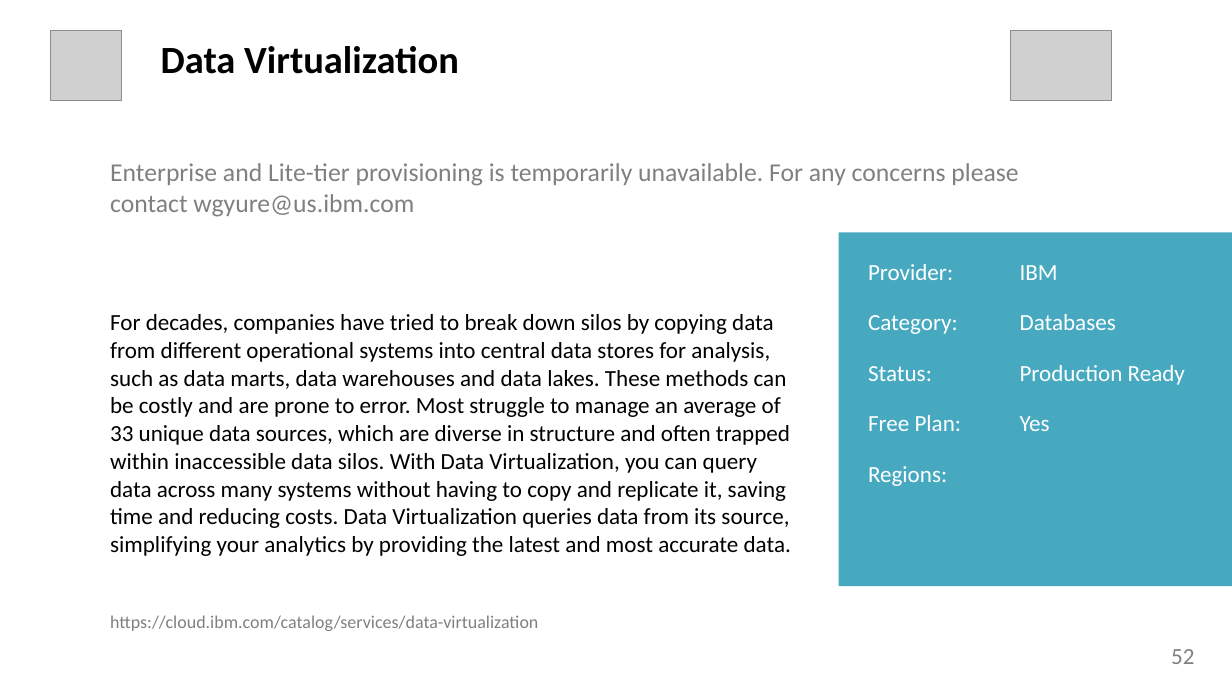
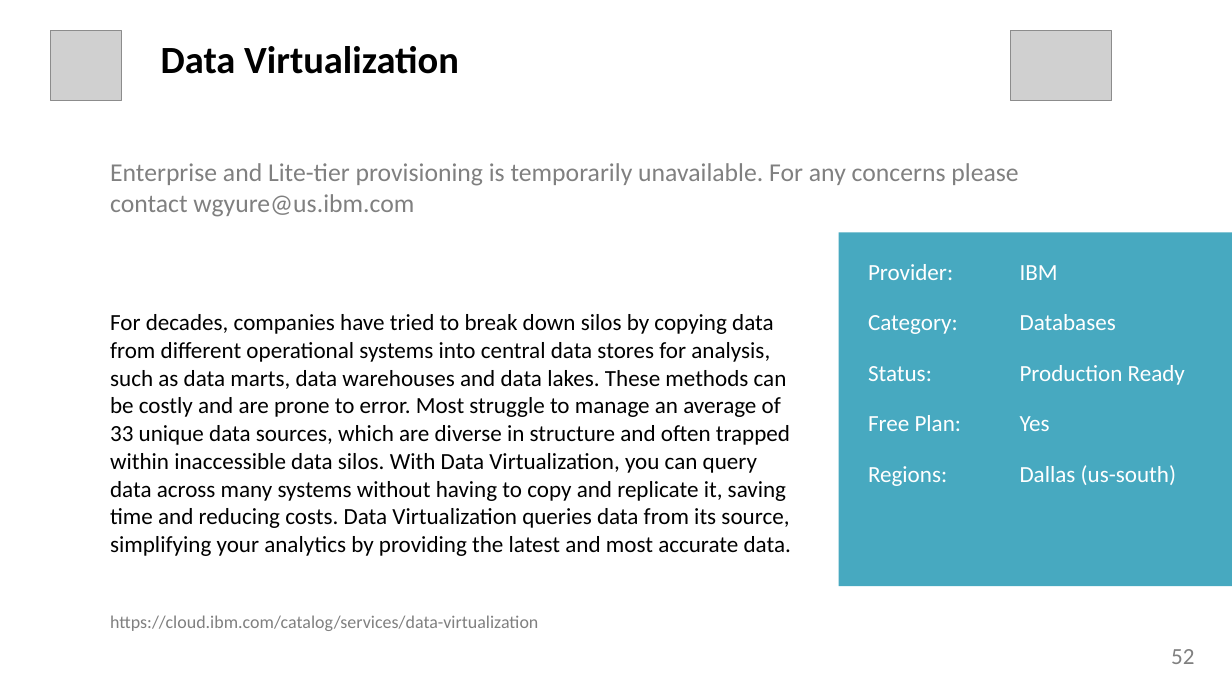
Before and after one commit to l2fprod/mycatalog, a slide deck: slide 52 of docs/generated/mycatalog.pptx. Drawn at 1232x693 pixels with LibreOffice and Linux fonts; fonts in the diff are those of the drawing; grey boxes stand for pictures. Boxes give left, top, right and bottom in pixels: in the first picture for what was removed or moved away, otherwise in the second. Text is boxed around its words. In the diff, an @@ line names an element or a change of style, - is before the commit and + after.

```diff
--- a/docs/generated/mycatalog.pptx
+++ b/docs/generated/mycatalog.pptx
@@ text added at <box>1020,465,1176,485</box>, 18 pt, text #FFFFFF @@
+Dallas (us-south)
```
Also in this commit, not shown: 7 other files.
